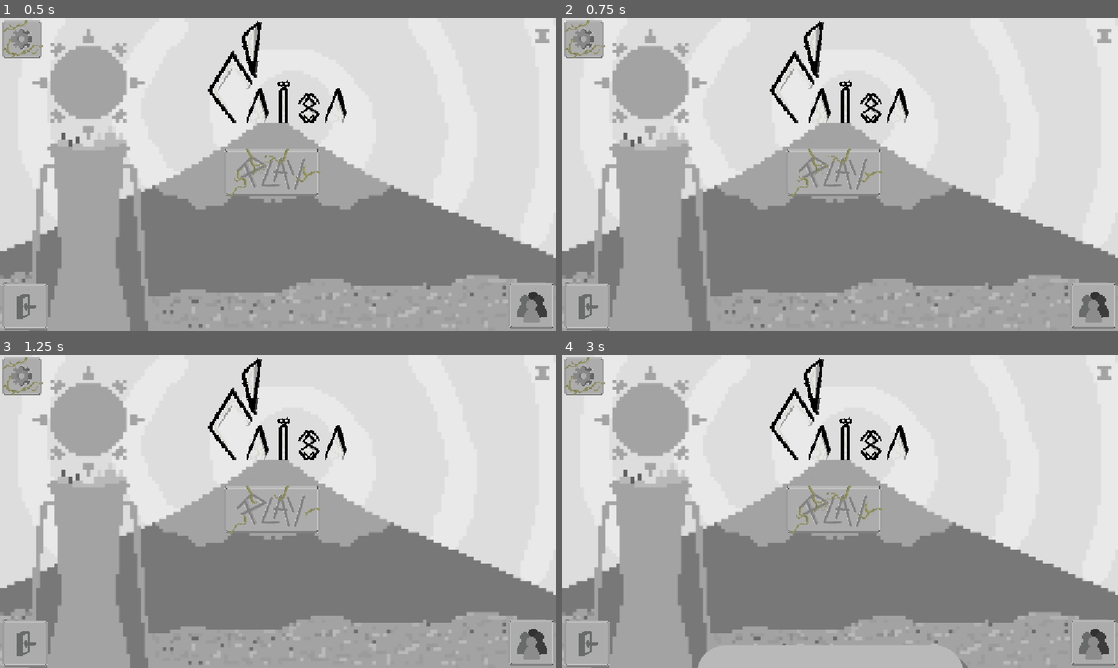
Above: before the commit, frames 1-4 (two rows, left to right).
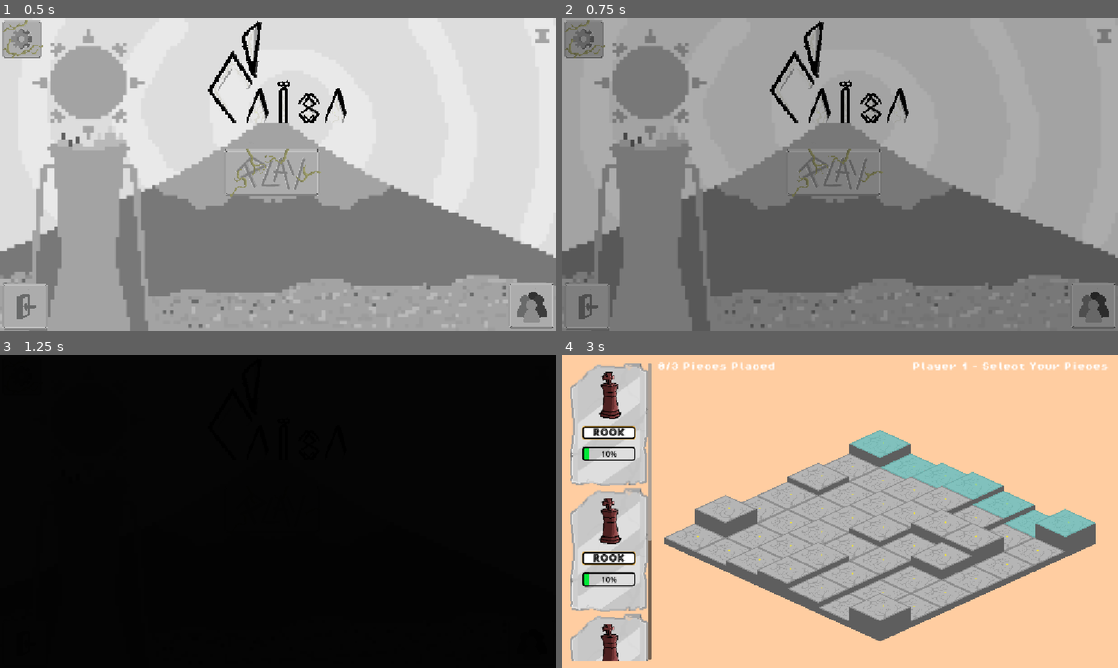
Above: after the commit, the same moments.

Repository: Caiisa-Games/caiisa
Game: Godot game, scene res://scenes/main_menu.tscn
The game is run twice, just before and just after one commit, with the same random seed, the same clock (stepped at 60 frames per second) and the same inputs. This scene is started directly instead of the project's main scene.
Inputs (mouse positions are in pixels of both pictures, inside the frame that each line leads up to):
- Up to frame 1 (0.5 s): no input
- Up to frame 2 (0.75 s): click (834, 171) at 0.5 s
- Up to frame 3 (1.25 s): no input
- Up to frame 4 (3 s): click (834, 508) at 1.25 s; click (834, 508) at 2.02 s; click (1095, 642) at 2.77 s

Frame 1 is identical in both runs. In frame 2, 99% of the frame differs, in the area x 0-100%, y 0-100%; in frame 3, 99%; in frame 4, 90%.

Commit message:
start btn fix

Diff:
--- a/scenes/main_menu.gd
+++ b/scenes/main_menu.gd
@@ -1,18 +1,12 @@
 extends Control
 
-
 @onready var color_2: ColorRect = $ColorRect2
-
 
 func _ready() -> void:
 	$TextureButton/AnimatedSprite2D.play("default")
 
 func _on_exit_button_pressed() -> void:
 	get_tree().quit()
-
-
-
-
 
 func _on_texture_button_pressed() -> void:
 	color_2.visible = true
--- a/scenes/main_menu.tscn
+++ b/scenes/main_menu.tscn
@@ -334,6 +334,8 @@
 position = Vector2(988.18066, 529.105)
 scale = Vector2(1.039644, 1.094027)
 sprite_frames = SubResource("SpriteFrames_6h3lr")
+animation = &"hover"
+frame_progress = 0.19837238
 
 [node name="Label2" type="Label" parent="."]
 layout_mode = 0
@@ -423,3 +425,4 @@
 [connection signal="pressed" from="ExitButton" to="." method="_on_exit_button_pressed"]
 [connection signal="mouse_entered" from="TextureButton" to="." method="_on_texture_button_mouse_entered"]
 [connection signal="mouse_exited" from="TextureButton" to="." method="_on_texture_button_mouse_exited"]
+[connection signal="pressed" from="TextureButton" to="." method="_on_texture_button_pressed"]
Not shown: 1 places in scenes/main_menu.tscn that only renumber resources
